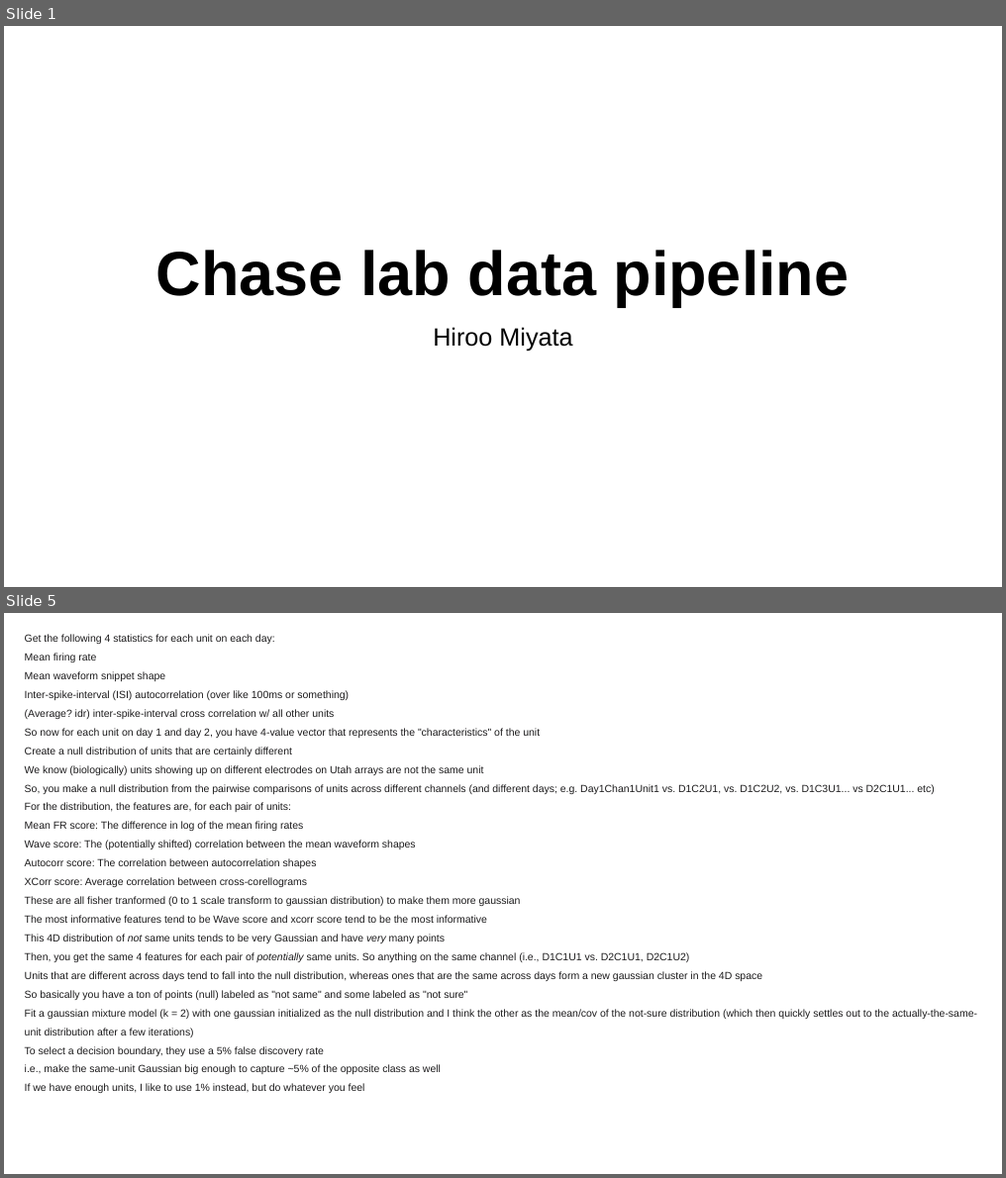
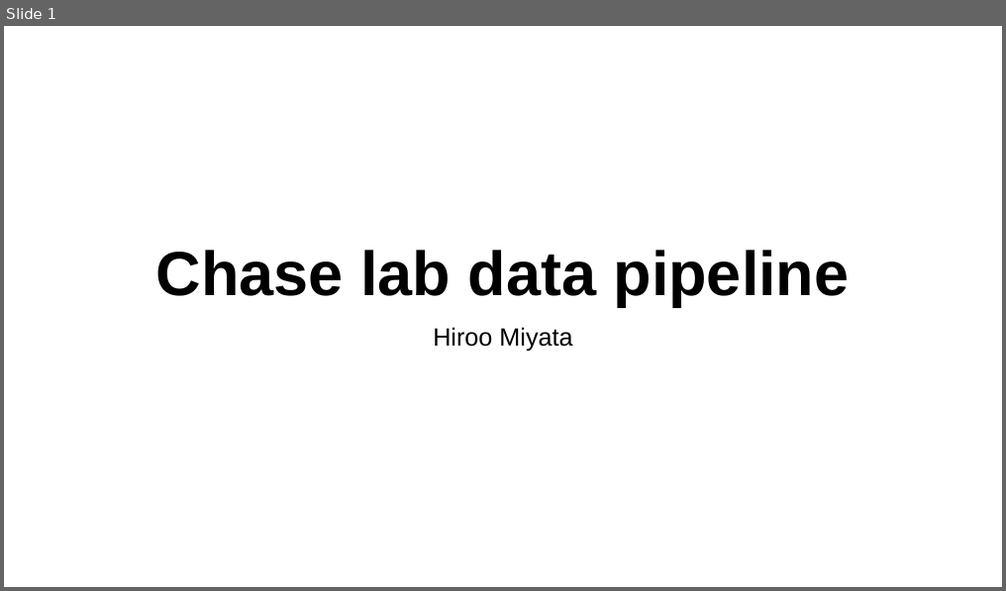
Before and after one commit to Hiroo-Miyata/templeteWorkspace, a slide deck: ChaseLabDataPipeline.pptx. Shown one above the other, each under a label of ours: slides 1 and 5 before the commit, slide 1 after it; the slides between them are not shown. The pictures are 1006x1178 and 1006x591 pixels, drawn with LibreOffice and Linux fonts; fonts in the diff are those of the drawing. Boxes give left, top, right and bottom in pixels: in the first picture for what was removed or moved away, otherwise in the second. Text is boxed around its words. In the diff, an @@ line names an element or a change of style, - is before the commit and + after.

```diff
--- a/ChaseLabDataPipeline.pptx
+++ b/ChaseLabDataPipeline.pptx
@@ slide 5 removed at [4, 613, 1002, 1174], background #FFFFFF @@
@@ text removed at [25, 634, 977, 1093] @@
-Get the following 4 statistics for each unit on each day:
-Mean firing rate
-Mean waveform snippet shape
-Inter-spike-interval (ISI) autocorrelation (over like 100ms or something)
-(Average? idr) inter-spike-interval cross correlation w/ all other units
-So now for each unit on day 1 and day 2, you have 4-value vector that represents the "characteristics" of the unit
-Create a null distribution of units that are certainly different
-We know (biologically) units showing up on different electrodes on Utah arrays are not the same unit
-So, you make a null distribution from the pairwise comparisons of units across different channels (and different days; e.g. Day1Chan1Unit1 vs. D1C2U1, vs. D1C2U2, vs. D1C3U1... vs D2C1U1... etc)
-For the distribution, the features are, for each pair of units:
-Mean FR score: The difference in log of the mean firing rates
-Wave score: The (potentially shifted) correlation between the mean waveform shapes
-Autocorr score: The correlation between autocorrelation shapes
-XCorr score: Average correlation between cross-corellograms
-These are all fisher tranformed (0 to 1 scale transform to gaussian distribution) to make them more gaussian
-The most informative features tend to be Wave score and xcorr score tend to be the most informative
-This 4D distribution of not same units tends to be very Gaussian and have very many points
-Then, you get the same 4 features for each pair of potentially same units. So anything on the same channel (i.e., D1C1U1 vs. D2C1U1, D2C1U2)
-Units that are different across days tend to fall into the null distribution, whereas ones that are the same across days form a new gaussian cluster in the 4D space
-So basically you have a ton of points (null) labeled as "not same" and some labeled as "not sure"
-Fit a gaussian mixture model (k = 2) with one gaussian initialized as the null distribution and I think the other as the mean/cov of the not-sure distribution (which then quickly settles out to the actually-the-same-unit distribution after a few iterations)
-To select a decision boundary, they use a 5% false discovery rate
-i.e., make the same-unit Gaussian big enough to capture ~5% of the opposite class as well
-If we have enough units, I like to use 1% instead, but do whatever you feel
```
Also in this commit, not shown: 3 slides changed, 1 other file.
